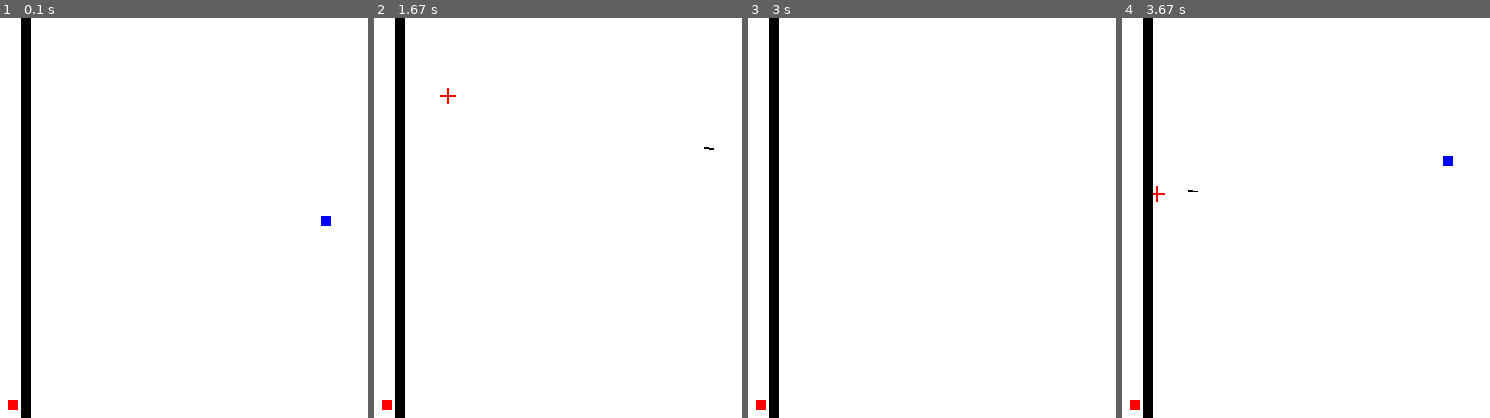
Above: before the commit, frames 1-4 (left to right).
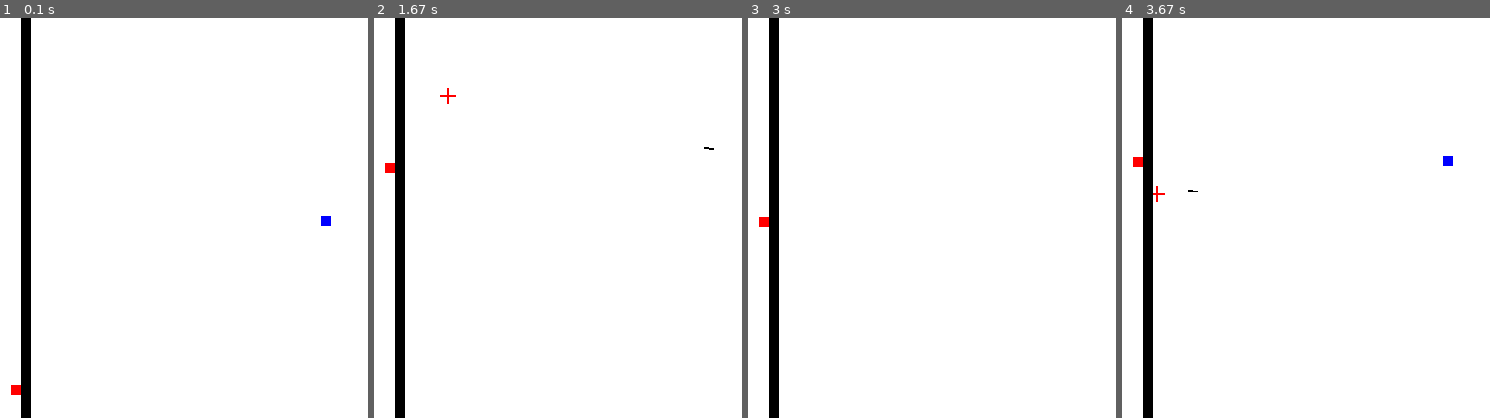
Above: after the commit, the same moments.

Repository: zwang20/Chaos
Game: pygame game, started from chaos.py
Two runs of this game, one before a commit and one after it. Both use one fixed random seed, a clock stepped at 60 frames per second and the inputs below.
Inputs (mouse positions are % of the whole screen's width and height, from its top left):
- Up to frame 1 (0.1 s): no input
- Up to frame 2 (1.67 s): click (54, 50) at 0.38 s; hold Right 0.67-1.13 s; click (89, 47) at 0.75 s; hold Up 1.17-1.47 s; click (28, 51) at 1.25 s; hold Right from 1.5 s (still down); click (21, 35) at 1.58 s
- Up to frame 3 (3 s): release Right at 1.97 s; hold Left 2-2.53 s; click (70, 15) at 2.08 s; hold Down 2.57-2.87 s; click (67, 59) at 2.65 s; hold Left from 2.9 s (still down); click (57, 16) at 2.98 s
- Up to frame 4 (3.67 s): release Left at 3.3 s; hold Up from 3.33 s (still down); click (15, 47) at 3.42 s
The pictures show only the part of the screen within x 11-61%, y 25-75%; the shares and areas given below are measured in that part.

The runs differ from the first frame. In frame 1, 0.1% of the frame differs, in the area x 2-6%, y 91-98%; in frame 2, 0.1%; in frame 3, 0.1%; in frame 4, 0.1%.

Commit message:
Enemy Ai

Diff:
--- a/chaos.py
+++ b/chaos.py
@@ -121,8 +121,18 @@
             else:
                 self.rect.top = i.rect.bottom
 
-    def ai():
-        pass
+    def ai(self):
+        if self.rect.x > Player.family.sprite.rect.x:
+            self.move(-3, 0)
+        else:
+            self.move(3, 0)
+        if self.rect.y > Player.family.sprite.rect.y:
+            self.move(0, -3)
+        else:
+            self.move(0, 3)
+
+    def update(self):
+        self.ai()
 
 
 class Bullet(GameObj):
